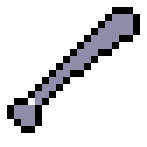
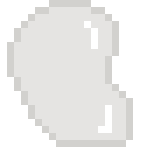
Revision of a layered 147 x 147 image; what changed, layer by layer:
added layer "silverPuddle" above "torch" over [7,0,133,147]
hid "club", moved it above "vampire3" over [7,7,140,133]
